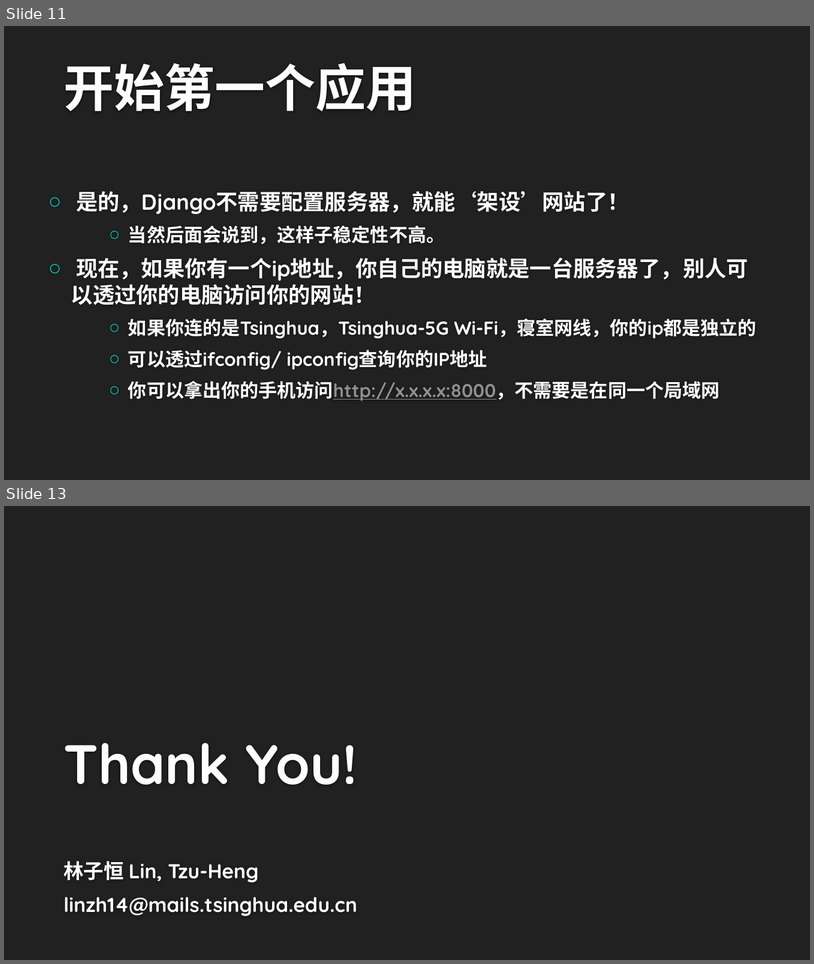
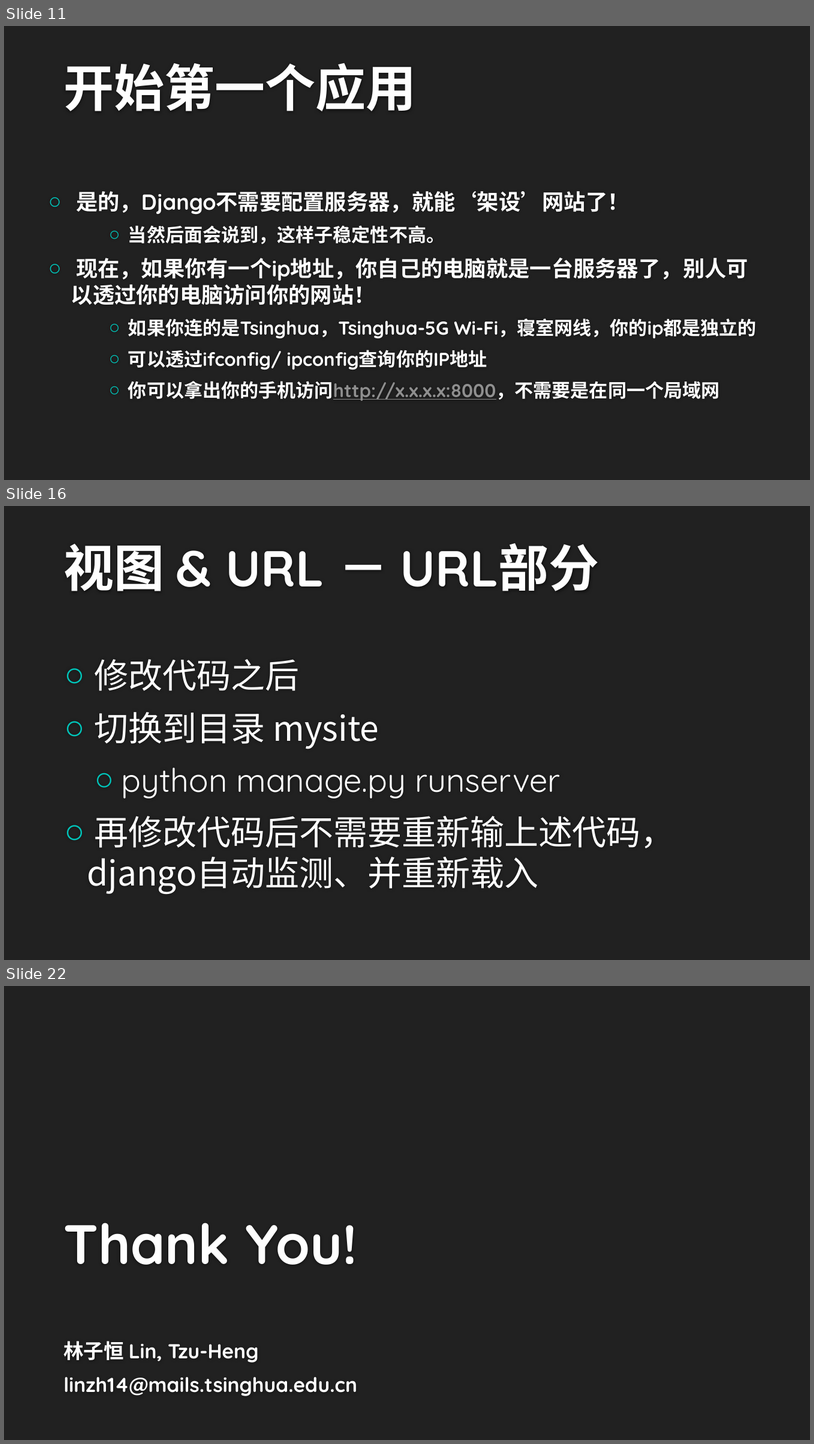
Before and after one commit to lzhbrian/Django-Lecture, a slide deck: 第一讲.pptx. Shown one above the other, each under a label of ours: slides 11 and 13 before the commit, slides 11, 16 and 22 after it; the slides between them are not shown. The pictures are 814x964 and 814x1444 pixels, drawn with LibreOffice and Linux fonts; fonts in the diff are those of the drawing; background and template pictures are left out. Boxes give left, top, right and bottom in pixels: in the first picture for what was removed or moved away, otherwise in the second. Text is boxed around its words. In the diff, an @@ line names an element or a change of style, - is before the commit and + after.

```diff
--- a/第一讲.pptx
+++ b/第一讲.pptx
@@ slide 16 added at (x1=4, y1=506, x2=810, y2=960), background #212121 @@
@@ title added at (x1=63, y1=543, x2=599, y2=591), 60 pt, text #FEFEFE, bold @@
+视图 & URL － URL部分
@@ text added at (x1=87, y1=659, x2=675, y2=894), 40.7 pt, text #FFFFFF @@
+○ 修改代码之后
+○ 切换到目录 mysite
+  ○ python manage.py runserver
+○ 再修改代码后不需要重新输上述代码，django自动监测、并重新载入
@@ what was slide 13 is now slide 22 @@
```
Also in this commit, not shown: 3 slides changed, 8 other slides added.
